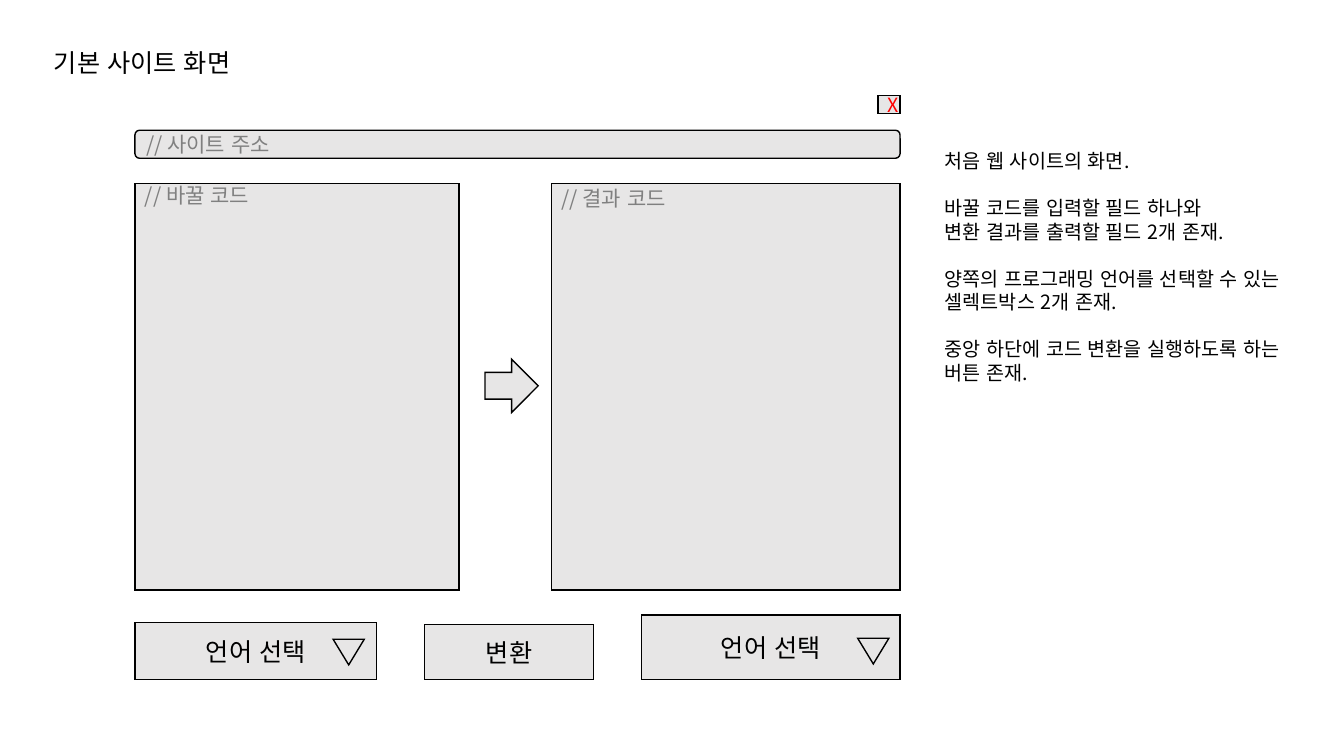
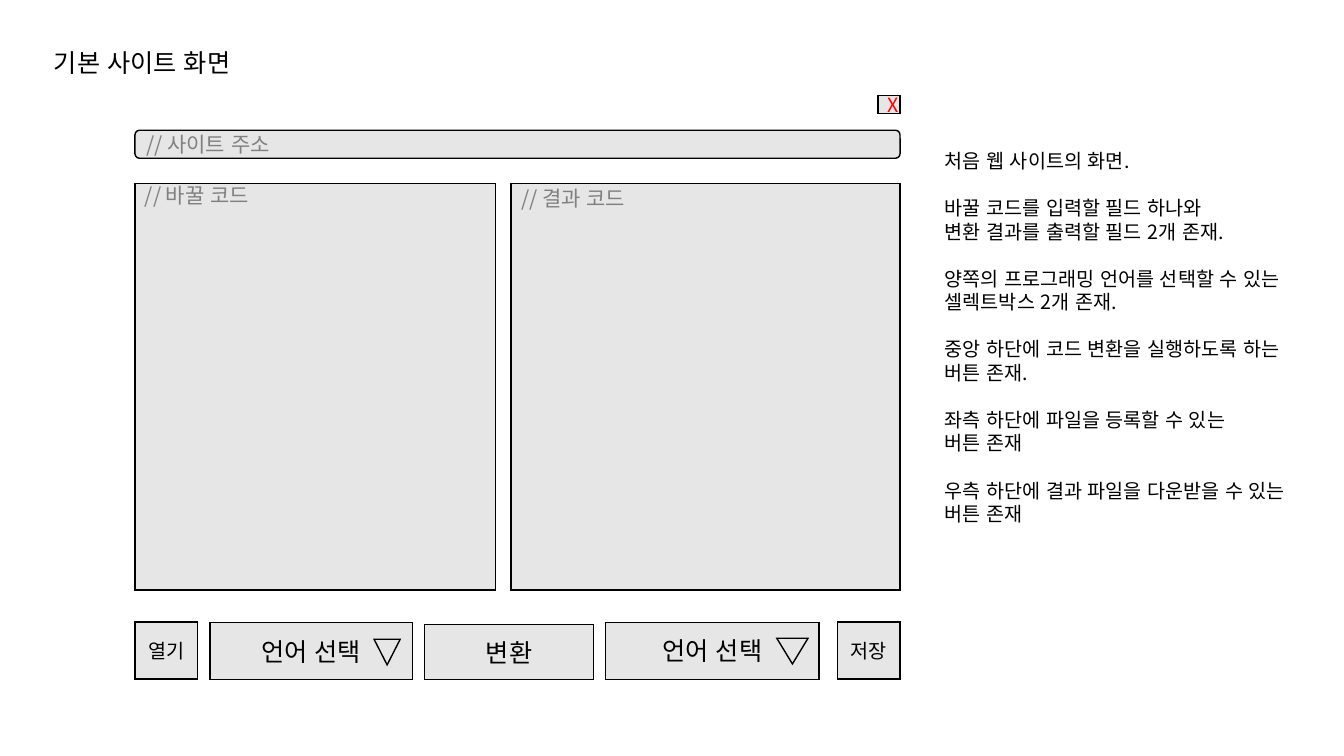
Before and after one commit to Listera0/TransCompiler_for_beginner, a slide deck: slide 1 of [2] 구현/WebSite/TransCompiler_for_beginner StoryBoard.pptx. Drawn at 1344x756 pixels with LibreOffice and Linux fonts; fonts in the diff are those of the drawing. Boxes give left, top, right and bottom in pixels: in the first picture for what was removed or moved away, otherwise in the second. Text is boxed around its words. In the diff, an @@ line names an element or a change of style, - is before the commit and + after.

```diff
--- a/[2] 구현/WebSite/TransCompiler_for_beginner StoryBoard.pptx
+++ b/[2] 구현/WebSite/TransCompiler_for_beginner StoryBoard.pptx
@@ rectangle "// 바꿀 코드": place and size @@
-rectangle "// 바꿀 코드" at [135, 184, 460, 590]
+rectangle "// 바꿀 코드" at [135, 184, 496, 590]
@@ rectangle "// 결과 코드": place and size @@
-rectangle "// 결과 코드" at [552, 184, 900, 590]
+rectangle "// 결과 코드" at [511, 184, 900, 590]
@@ right arrow removed at [485, 359, 538, 412] @@
@@ text at [945, 410, 1285, 523]: paragraphs added @@
+좌측 하단에 파일을 등록할 수 있는
+버튼 존재
+우측 하단에 결과 파일을 다운받을 수 있는
+버튼 존재
@@ rectangle added at [135, 622, 198, 679], fill #E7E6E6, outline #000000 1 pt, 14 pt, text #000000 @@
+열기
@@ rectangle "언어 선택": place and size @@
-rectangle "언어 선택" at [135, 623, 377, 680]
+rectangle "언어 선택" at [210, 623, 412, 680]
@@ rectangle "언어 선택": place and size @@
-rectangle "언어 선택" at [641, 615, 900, 680]
+rectangle "언어 선택" at [606, 622, 820, 680]
@@ rectangle added at [838, 622, 900, 679], fill #E7E6E6, outline #000000 1 pt, 14 pt, text #000000 @@
+저장
@@ triangle: place and size @@
-triangle at [333, 639, 364, 664]
+triangle at [374, 639, 400, 664]
@@ triangle: place and size @@
-triangle at [858, 638, 889, 663]
+triangle at [777, 638, 809, 663]
```
Also in this commit, not shown: 2 slides added, 28 other files.
